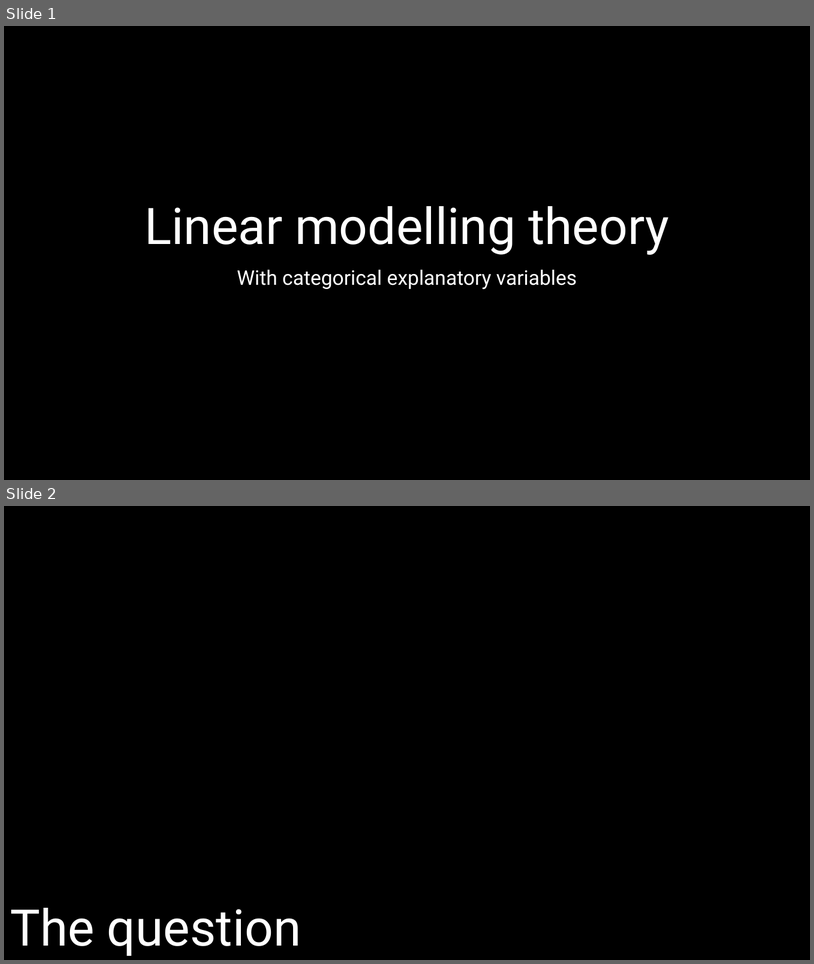
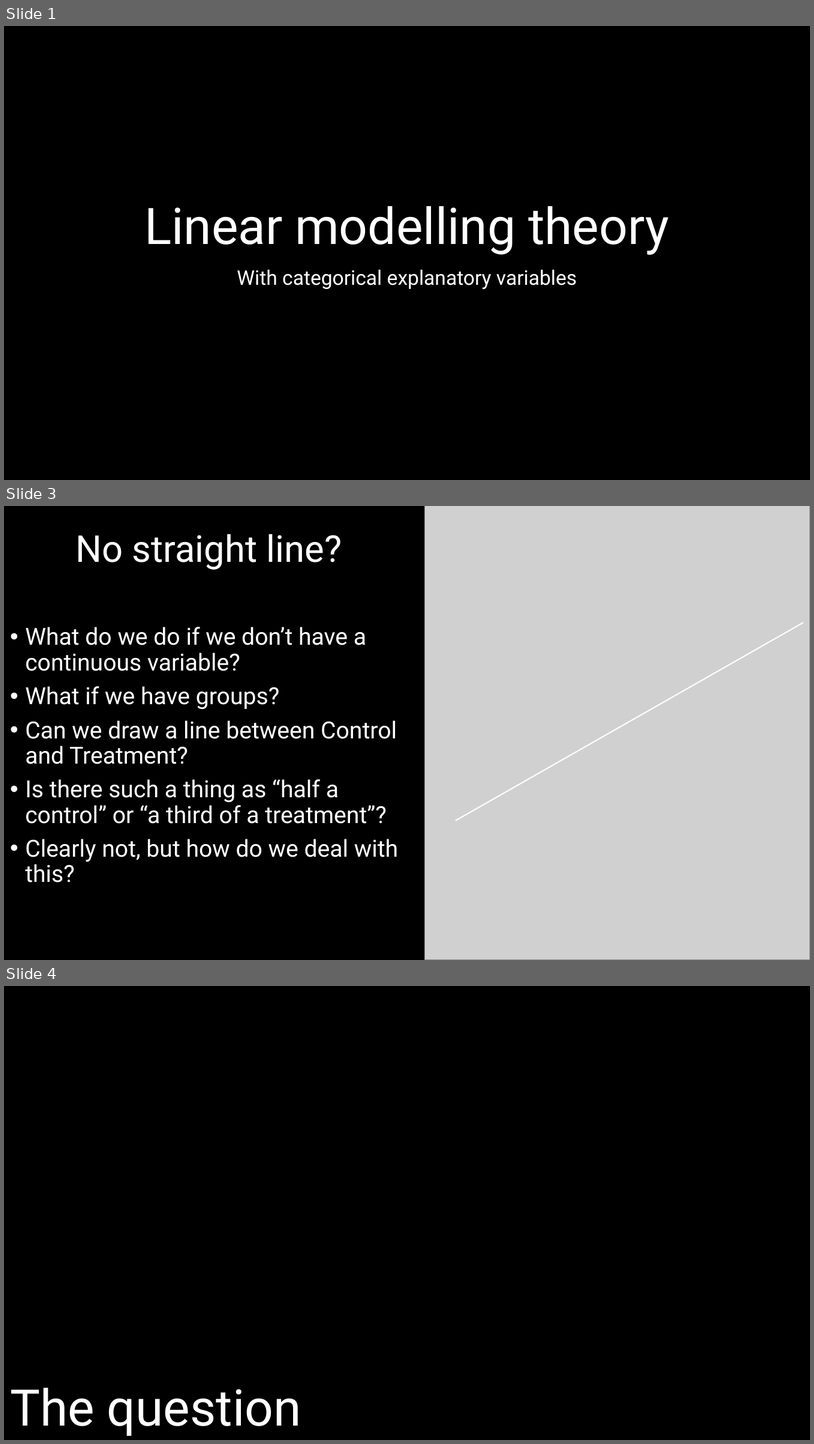
Before and after one commit to DeonRoos/006-BI3010, a slide deck: Lecture 7 - Cat LM/slides/LM with cat.pptx. Shown one above the other, each under a label of ours: slides 1 and 2 before the commit, slides 1, 3 and 4 after it; the slides between them are not shown. The pictures are 814x964 and 814x1444 pixels, drawn with LibreOffice and Linux fonts; fonts in the diff are those of the drawing; grey boxes stand for pictures. Boxes give left, top, right and bottom in pixels: in the first picture for what was removed or moved away, otherwise in the second. Text is boxed around its words. In the diff, an @@ line names an element or a change of style, - is before the commit and + after.

```diff
--- a/Lecture 7 - Cat LM/slides/LM with cat.pptx
+++ b/Lecture 7 - Cat LM/slides/LM with cat.pptx
@@ slide 3 added at bbox=[4, 506, 810, 960], background #000000 @@
@@ picture added at bbox=[425, 506, 810, 960] @@
@@ title added at bbox=[76, 534, 342, 570], 44 pt, text #FFFFFF @@
+No straight line?
@@ text added at bbox=[25, 627, 398, 882], 28 pt, text #FFFFFF @@
+• What do we do if we don’t have a continuous variable?
+• What if we have groups?
+• Can we draw a line between Control and Treatment?
+• Is there such a thing as “half a control” or “a third of a treatment”?
+• Clearly not, but how do we deal with this?
@@ line added from (456, 820) to (804, 623), #FFFFFF 1.5 pt @@
@@ what was slide 2 is now slide 4 @@
```
Also in this commit, not shown: 4 slides changed, 6 other slides added, 4 slides removed, 9 other files.
